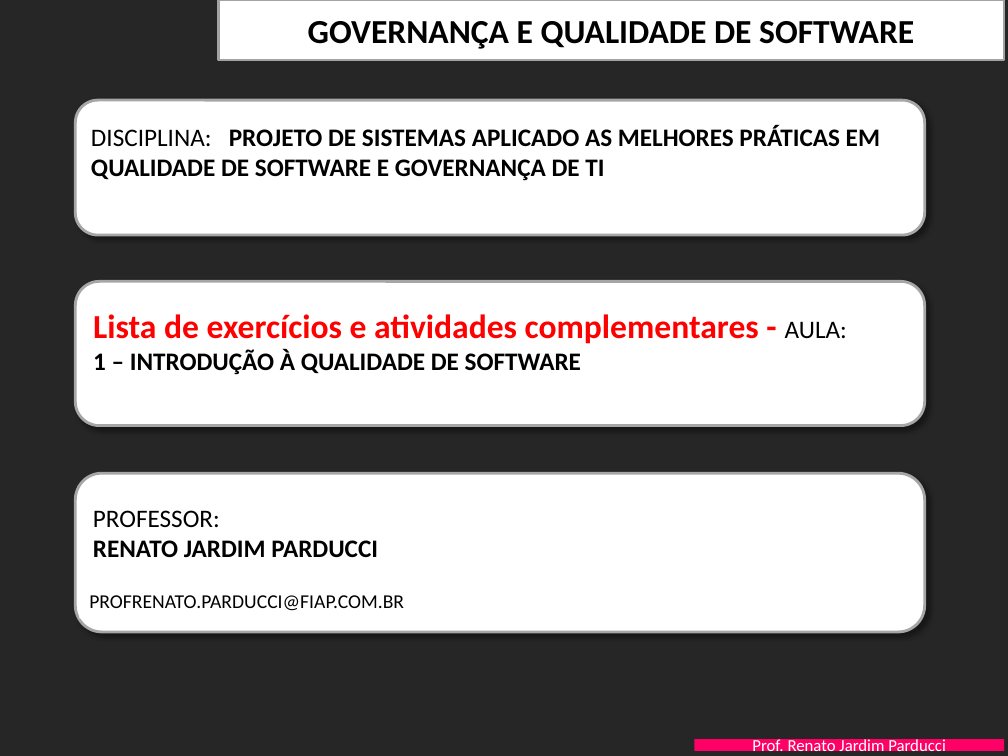
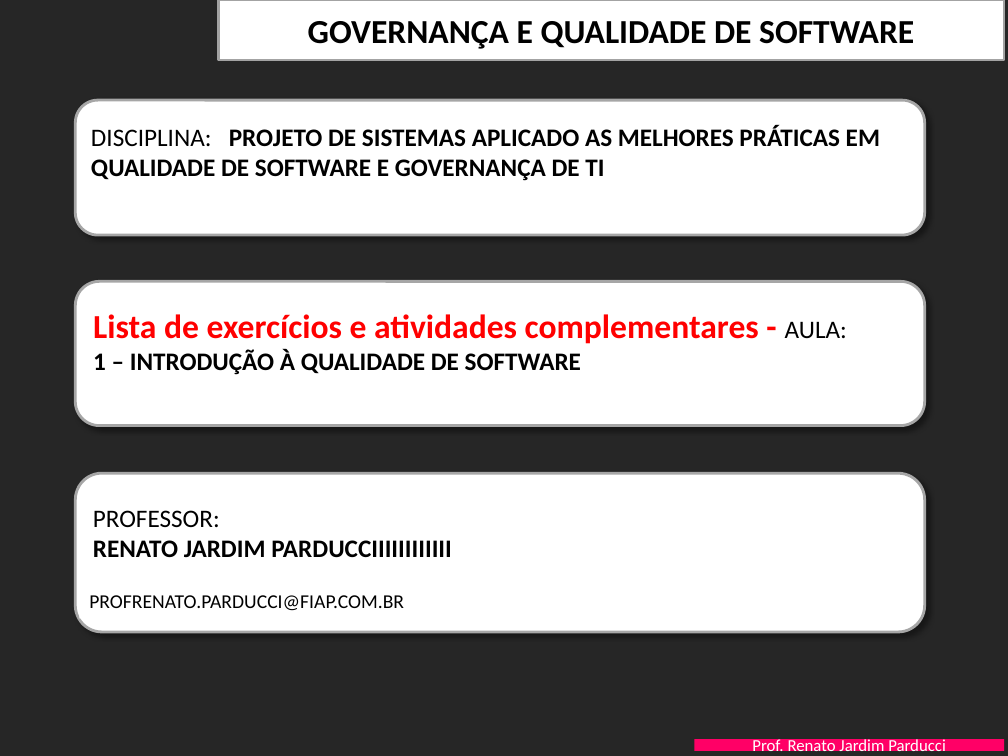
Before and after one commit to gspetillo/si-estacionamento, a slide deck: slide 1 of docs/FIAP-QualidProjSW-Aula-1-Introducao Qualidade - EXERCICIOS.pptx. Drawn at 1008x756 pixels with LibreOffice and Linux fonts; fonts in the diff are those of the drawing; background and template pictures are left out. Boxes give left, top, right and bottom in pixels: in the first picture for what was removed or moved away, otherwise in the second. Text is boxed around its words. In the diff, an @@ line names an element or a change of style, - is before the commit and + after.

Commit message:
manutencao

```diff
--- a/docs/FIAP-QualidProjSW-Aula-1-Introducao Qualidade - EXERCICIOS.pptx
+++ b/docs/FIAP-QualidProjSW-Aula-1-Introducao Qualidade - EXERCICIOS.pptx
@@ text at (93,540,452,558): text changed @@
-RENATO JARDIM PARDUCCI
+RENATO JARDIM PARDUCCIIIIIIIIIIII
```
